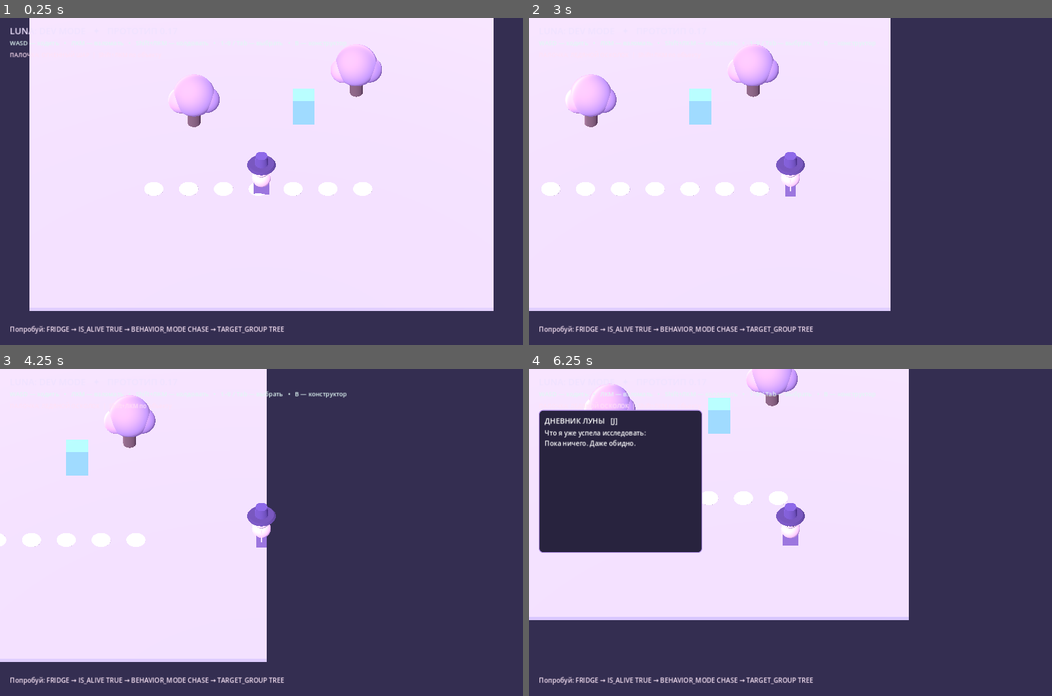
Above: before the commit, frames 1-4 (two rows, left to right).
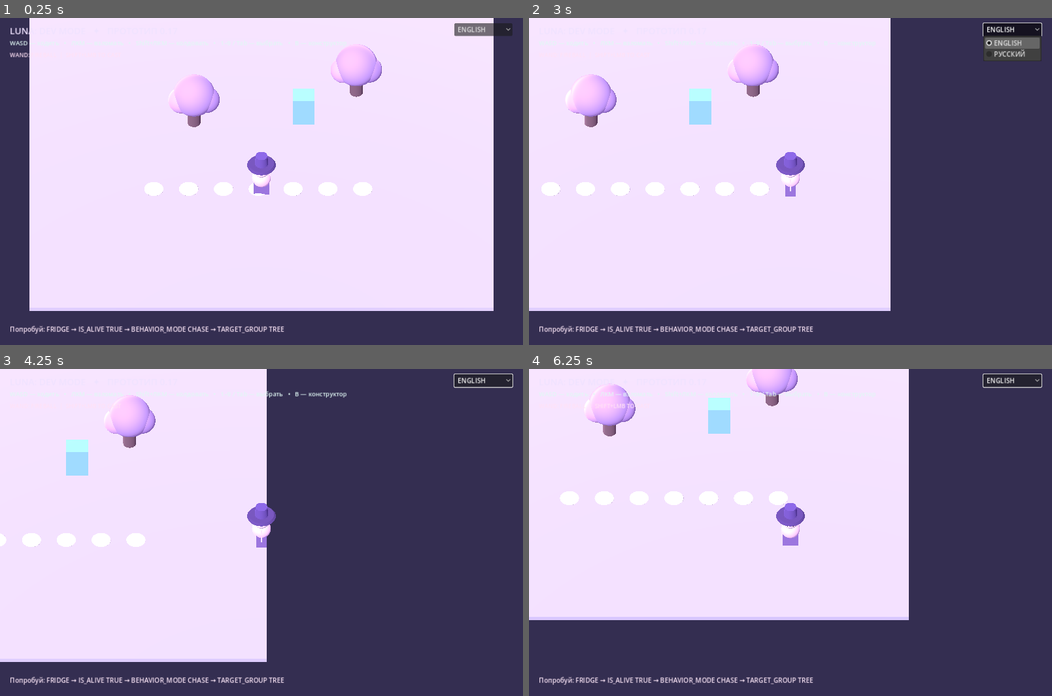
Above: after the commit, the same moments.

Repository: 0ri-space-cat/luna-dev-mode
Game: Godot game, scene res://scenes/main.tscn
The game is run twice, just before and just after one commit, with the same random seed, the same clock (stepped at 60 frames per second) and the same inputs.
Inputs (mouse positions are in pixels of both pictures, inside the frame that each line leads up to):
- Up to frame 1 (0.25 s): no input
- Up to frame 2 (3 s): click (1010, 31) at 0.5 s, where only the run after the commit has a clickable "ENGLISH"; tap Enter at 1.25 s; move the mouse to (905, 165) at 1.27 s; hold D (move_right) 1.28-2 s; tap 1 at 1.35 s; click (905, 165) at 1.42 s; drag from (685, 197) to (764, 246) at 2.02 s; tap Space at 2.75 s; move the mouse to (842, 109) at 2.77 s; hold D (move_right) from 2.78 s (still down); tap Tab at 2.85 s
- Up to frame 3 (4.25 s): release D (move_right) at 3.5 s; drag from (235, 597) to (104, 483) at 3.52 s
- Up to frame 4 (6.25 s): tap Enter at 4.25 s; move the mouse to (947, 581) at 4.27 s; hold A (move_left) 4.28-5 s; tap J at 4.35 s; drag from (633, 483) to (712, 450) at 5.02 s; tap Space at 5.75 s; move the mouse to (816, 532) at 5.77 s; hold S (move_backward) from 5.78 s (still down); tap 9 at 5.85 s; click (816, 532) at 5.92 s

The runs differ from the first frame. In frame 1, 0.5% of the frame differs, in the area x 1-98%, y 1-12%; in frame 2, 1.0%; in frame 3, 0.5%; in frame 4, 14%, in the area x 1-99%, y 1-57%.
Error after the commit: Invalid call to function 'configure' in base 'PanelContainer (spell_workshop.gd)'. Expected 2 arguments. (res://scripts/main.gd:477)

Commit message:
feat: add in-game EN/RU switch and copy button with independent entity spawning

Diff:
--- a/scripts/main.gd
+++ b/scripts/main.gd
@@ -22,7 +22,13 @@
 const ArcaneProjectile = preload("res://scripts/spells/arcane_projectile.gd")
 const ArcaneLink = preload("res://scripts/spells/arcane_link.gd")
 const ArcaneGrammar = preload("res://scripts/core/arcane_grammar.gd")
-
+const UiLanguage = preload("res://scripts/core/ui_language.gd")
+
+var ui_language = UiLanguage.new()
+var ui_layer: CanvasLayer
+var language_choice: OptionButton
+var duplicate_serial := 0
+const MAX_DUPLICATES := 24
 var luna: CharacterBody3D
 var camera: Camera3D
 var editor
@@ -371,6 +377,7 @@
 
 func _build_interface() -> void:
 	var layer := CanvasLayer.new()
+	ui_layer = layer
 	layer.name = "ScreenUI"
 	layer.process_mode = Node.PROCESS_MODE_ALWAYS
 	add_child(layer)
@@ -388,13 +395,24 @@
 	header.position = Vector2(24, 16)
 	header.add_theme_font_size_override("font_size", 22)
 	header.add_theme_color_override("font_color", Color("efe2ff"))
+	header.set_meta("ui_source", header.text)
 	layer.add_child(header)
+
+	language_choice = OptionButton.new()
+	language_choice.position = Vector2(1112, 13)
+	language_choice.custom_minimum_size.x = 142
+	language_choice.add_item("ENGLISH")
+	language_choice.add_item("РУССКИЙ")
+	language_choice.select(0 if ui_language.locale == "en" else 1)
+	language_choice.item_selected.connect(_on_language_selected)
+	layer.add_child(language_choice)
 
 	var instructions := Label.new()
 	instructions.text = "WASD — ходить   •   ЛКМ — взломать   •   Shift+ЛКМ — колдовать   •   1–9 / Tab — выбрать   •   B — конструктор"
 	instructions.position = Vector2(24, 50)
 	instructions.add_theme_font_size_override("font_size", 15)
 	instructions.add_theme_color_override("font_color", Color("e0f7f4"))
+	instructions.set_meta("ui_source", instructions.text)
 	layer.add_child(instructions)
 
 	spell_hint_label = Label.new()
@@ -409,6 +427,7 @@
 	bottom.position = Vector2(24, 750)
 	bottom.add_theme_color_override("font_color", Color("f7e2f4"))
 	bottom.add_theme_font_size_override("font_size", 16)
+	bottom.set_meta("ui_source", bottom.text)
 	layer.add_child(bottom)
 
 
@@ -436,6 +455,7 @@
 	var title := Label.new()
 	title.text = "ДНЕВНИК ЛУНЫ   [J]"
 	title.add_theme_font_size_override("font_size", 18)
+	title.set_meta("ui_source", title.text)
 	journal_layout.add_child(title)
 	var journal_scroller := ScrollContainer.new()
 	journal_scroller.custom_minimum_size = Vector2(360, 280)
@@ -448,15 +468,110 @@
 
 	editor = HackEditor.new()
 	layer.add_child(editor)
-	editor.configure(parameter_registry, command_processor)
+	editor.configure(parameter_registry, command_processor, ui_language)
 	editor.closed.connect(_close_editor)
+	editor.duplicate_requested.connect(_on_duplicate_requested)
 
 	spell_workshop_panel = SpellWorkshop.new()
 	layer.add_child(spell_workshop_panel)
-	spell_workshop_panel.configure(parameter_registry, spell_workshop_service)
+	spell_workshop_panel.configure(parameter_registry, spell_workshop_service, ui_language)
 	spell_workshop_panel.closed.connect(_close_workshop)
 	spell_workshop_panel.spell_created.connect(_on_custom_spell_created)
-
+	_refresh_language()
+
+
+func _on_language_selected(index: int) -> void:
+	ui_language.set_locale("en" if index == 0 else "ru")
+	_refresh_language()
+
+
+func _refresh_language() -> void:
+	if is_instance_valid(ui_layer):
+		_localize_control_tree(ui_layer)
+	if is_instance_valid(editor):
+		editor.refresh_language()
+	if is_instance_valid(spell_workshop_panel):
+		spell_workshop_panel.refresh_language()
+	if is_instance_valid(journal_panel) and journal_panel.visible:
+		_refresh_journal()
+	_update_spell_hint()
+
+
+func _localize_control_tree(node: Node) -> void:
+	if node.has_meta("ui_source") and node is Label:
+		(node as Label).text = ui_language.translated(str(node.get_meta("ui_source")))
+	for child in node.get_children():
+		if child == editor or child == spell_workshop_panel:
+			continue
+		_localize_control_tree(child)
+
+
+func _on_duplicate_requested(source: Node3D) -> void:
+	var copied: Node3D = _duplicate_entity(source)
+	if is_instance_valid(copied):
+		editor.show_for(copied)
+		_show_checkpoint_message(ui_language.text("ENTITY COPIED", "ОБЪЕКТ СКОПИРОВАН"))
+
+
+func _duplicate_entity(source: Node3D) -> Node3D:
+	if not is_instance_valid(source) or not source.has_method("get_parameter"):
+		return null
+	var count := 0
+	for entity_id in world_registry.list_ids():
+		var existing: Node = world_registry.get_entity(entity_id)
+		if existing != null and existing.has_meta("copy_origin"):
+			count += 1
+	if count >= MAX_DUPLICATES:
+		_show_checkpoint_message(ui_language.text("COPY LIMIT REACHED", "ДОСТИГНУТ ПРЕДЕЛ КОПИЙ"))
+		return null
+	var category: String = str(source.record.category)
+	var location: Vector3 = source.position + Vector3(1.7, 0.0, 0.8)
+	var copy: Node3D
+	if category.begins_with("arcane_"):
+		arcane_serial += 1
+		var generated_id := "arcane_%04d" % arcane_serial
+		while world_registry.get_entity(generated_id) != null:
+			arcane_serial += 1
+			generated_id = "arcane_%04d" % arcane_serial
+		copy = _spawn_arcane_actor_with_id(generated_id, source.arcane_manifestation, location)
+	elif category in ["tree", "fridge"]:
+		duplicate_serial += 1
+		var copy_id := "%s_copy_%04d" % [category, duplicate_serial]
+		while world_registry.get_entity(copy_id) != null:
+			duplicate_serial += 1
+			copy_id = "%s_copy_%04d" % [category, duplicate_serial]
+		copy = _spawn_saved_duplicate(copy_id, category, location, str(source.record.id))
+	else:
+		return null
+	if not is_instance_valid(copy):
+		return null
+	# Original type is retained; new entity gets an independent stable ID.
+	# Statuses/relationships are deliberately not shared between copies.
+	for key in source.record.parameters.keys():
+		copy.set_parameter(str(key), source.get_parameter(str(key)))
+	return copy
+
+
+func _spawn_saved_duplicate(entity_id: String, category: String, location: Vector3, original_id: String) -> Node3D:
+	if world_registry.get_entity(entity_id) != null or category not in ["tree", "fridge"]:
+		return null
+	var copy := HackableEntity.new()
+	add_child(copy)
+	copy.configure(entity_id, category, location, parameter_registry, world_registry,
+		relationship_service, {}, elemental_status_service, social_awareness)
+	if not world_registry.register_entity(entity_id, copy, category.to_upper()):
+		copy.queue_free()
+		return null
+	copy.set_meta("copy_origin", original_id)
+	copy.target_acquired.connect(_on_target_acquired)
+	var parts := entity_id.split("_copy_")
+	if parts.size() == 2:
+		duplicate_serial = maxi(duplicate_serial, int(parts[1]))
+	return copy
+
+
+func _restore_saved_duplicate(entity_id: String, category: String, location: Vector3, original_id: String) -> Node3D:
+	return _spawn_saved_duplicate(entity_id, category, location, original_id)
 
 
 func _try_select(mouse_position: Vector2, casting: bool = false) -> void:
@@ -475,7 +590,7 @@
 		if record == null:
 			return
 		if spell_service.cast_spell(selected_spell_id, "luna", str(record.id)):
-			_show_checkpoint_message("ЗАКЛИНАНИЕ: %s" % selected_spell_id)
+			_show_checkpoint_message(ui_language.text("SPELL: %s", "ЗАКЛИНАНИЕ: %s") % selected_spell_id)
 		else:
 			_show_checkpoint_message(spell_service.last_error)
 		return
@@ -504,22 +619,25 @@
 		elemental_status_service, surface_field_service, social_awareness
 	)
 	if notify_player or not success:
-		_show_checkpoint_message("МИР СОХРАНЁН" if success else "ОШИБКА СОХРАНЕНИЯ: %s" % save_service.last_error)
+		_show_checkpoint_message(ui_language.text("WORLD SAVED", "МИР СОХРАНЁН") if success else ui_language.text("SAVE ERROR: %s", "ОШИБКА СОХРАНЕНИЯ: %s") % save_service.last_error)
 
 
 func _load_checkpoint(automatic: bool) -> void:
 	if save_service == null or not save_service.has_save() or not is_instance_valid(luna):
 		if not automatic:
-			_show_checkpoint_message("НЕТ СОХРАНЕНИЯ")
+			_show_checkpoint_message(ui_language.text("NO SAVE FOUND", "НЕТ СОХРАНЕНИЯ"))
 		return
 	var success: bool = save_service.load_world(
 		world_registry, luna, relationship_service,
 		Callable(self, "_restore_arcane_actor"), parameter_registry,
-		elemental_status_service, surface_field_service, social_awareness
+		elemental_status_service, surface_field_service, social_awareness,
+		Callable(self, "_restore_saved_duplicate")
 	)
 	if success:
 		for entity_id in world_registry.list_ids():
-			if entity_id.begins_with("arcane_") and not save_service.last_restored_ids.has(entity_id):
+			var saved_actor: Node = world_registry.get_entity(entity_id)
+			var is_created: bool = entity_id.begins_with("arcane_") or (saved_actor != null and saved_actor.has_meta("copy_origin"))
+			if is_created and not save_service.last_restored_ids.has(entity_id):
 				var removed: Node = world_registry.get_entity(entity_id)
 				world_registry.unregister_entity(entity_id)
 				if removed != null:
@@ -534,13 +652,13 @@
 				node.call("reset_after_load")
 		_autosave_elapsed = 0.0
 	if not automatic or not success:
-		_show_checkpoint_message("МИР ЗАГРУЖЕН" if success else "ОШИБКА ЗАГРУЗКИ: %s" % save_service.last_error)
+		_show_checkpoint_message(ui_language.text("WORLD LOADED", "МИР ЗАГРУЖЕН") if success else ui_language.text("LOAD ERROR: %s", "ОШИБКА ЗАГРУЗКИ: %s") % save_service.last_error)
 
 
 func _show_checkpoint_message(message: String) -> void:
 	if not is_instance_valid(save_status_label):
 		return
-	save_status_label.text = message
+	save_status_label.text = ui_language.translated(message)
 	_save_message_seconds = 3.0
 
 
@@ -556,16 +674,16 @@
 	if not is_instance_valid(journal_label):
 		return
 	var lines := PackedStringArray()
-	lines.append("Что я уже успела исследовать:")
+	lines.append(ui_language.text("What have I figured out so far?", "Что я уже успела исследовать:"))
 	var categories: Array[String] = profile_service.list_categories()
 	if categories.is_empty():
-		lines.append("Пока ничего. Даже обидно.")
+		lines.append(ui_language.text("Nothing yet. Rude.", "Пока ничего. Даже обидно."))
 	for category in categories:
 		lines.append("")
 		lines.append("• %s" % category.to_upper())
 		var fields: Array[String] = profile_service.list_parameters(category)
 		if fields.is_empty():
-			lines.append("  Смотрела, но пока не трогала.")
+			lines.append(ui_language.text("  Looked, but didn't touch.", "  Смотрела, но пока не трогала."))
 		else:
 			for parameter_id in fields:
 				lines.append("  — %s" % parameter_id.to_upper())
@@ -576,7 +694,7 @@
 	if not is_instance_valid(spell_hint_label) or spell_service == null:
 		return
 	var spell: Dictionary = spell_service.get_spell(selected_spell_id)
-	spell_hint_label.text = "ПАЛОЧКА: %s  |  Shift+ЛКМ по объекту" % str(spell.get("label", selected_spell_id))
+	spell_hint_label.text = ui_language.text("WAND: %s  |  SHIFT+LMB TO CAST", "ПАЛОЧКА: %s  |  Shift+ЛКМ по объекту") % ui_language.translated(str(spell.get("label", selected_spell_id)))
 
 
 func _open_workshop() -> void:
@@ -602,7 +720,7 @@
 	selected_spell_id = spell_id
 	_update_spell_hint()
 	_close_workshop()
-	_show_checkpoint_message("ГОТОВО: %s. ПРОБУЙ Shift+ЛКМ!" % spell_id)
+	_show_checkpoint_message(ui_language.text("DONE: %s. TRY SHIFT+LMB!", "ГОТОВО: %s. ПРОБУЙ Shift+ЛКМ!") % spell_id)
 
 
 func _select_next_spell() -> void:
@@ -736,7 +854,7 @@
 		if world_id.begins_with("arcane_"):
 			generated_count += 1
 	if generated_count >= MAX_ARCANE_ENTITIES:
-		_show_checkpoint_message("Магии слишком много. Даже для меня.")
+		_show_checkpoint_message(ui_language.text("Too much magic. Even for me.", "Магии слишком много. Даже для меня."))
 		return null
 	var create_kind: String = str(constructed["create"])
 	var entity := HackableEntity.new()
